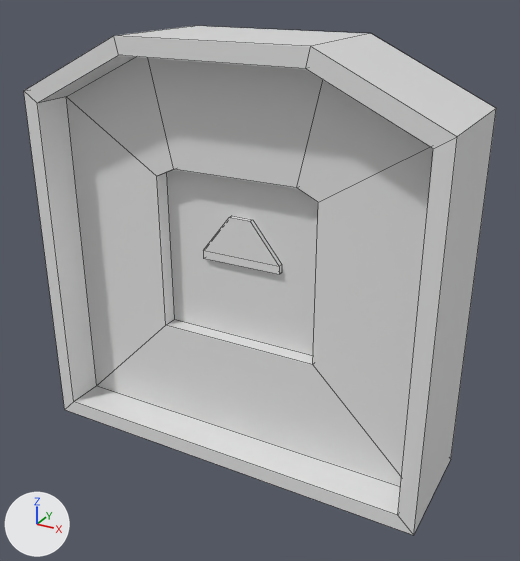
Renders of the Blender file Assets/Models/Door.blend from each side of a commit.
Camera for both pictures: a 50 mm lens placed at (1.59, -2.75, 2.27), pointed at (0.08, -0.01, 0.9). Lighting does not change. The marker at lower left points along +X, +Y and +Z. Mesh edges are drawn as thin lines.
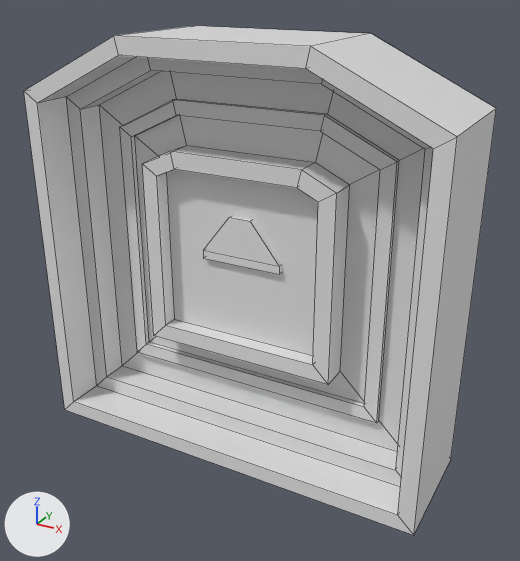
Edits to the bpy script that builds the scene:
```text
Add mat_material_001:
    mat_material_001 = principled_material('Material.001')
    mat_material_001.base_color = (0.8, 0.8, 0.8)  # white #e7e7e7
Change me_cube_002:
    used by ob_cube_001; location = (0.0, 0.0, 0.0); scale = (1.0, 0.372, 1.0)
    remove me_cube_002.from_pydata(...)  # 36 vertices, 32 faces; spans x -0.92..0.92, y -0.3..0.3, z 0.08..1.92
    add me_cube_002.from_pydata(...)  # 96 vertices, 90 faces; spans x -0.92..0.92, y -0.3..0.3, z 0.08..1.92
    me_cube_002 part 1
    6 faces are deleted
    30 vertices are added at x -0.84..0.84, y -0.3..-0.01, z 0.16..1.84
    12 new vertices lie (0.0, 0.37, 0.0) away from vertices in x -0.84..0.84, y -0.3, z 0.16..1.84
    12 new vertices lie (0.0, 0.08, 0.0) away from vertices in x -0.7..0.7, y -0.01, z 0.3..1.7
    6 new vertices lie (0.0, 0.3, 0.0) away from vertices in x -0.21..0.21, y -0.15, z 0.98..1.21
    60 new faces join them, mat_material (white #e7e7e7)
    4 new faces join them, mat_material_001 (white #e7e7e7)
    add me_cube_002.materials.append(mat_material_001)  # white #e7e7e7
```

Location of each change, (x1, y1, x2, y2) in pixels of the pictures (520 x 561 px):
'Cube.002', no longer drawn: before (203, 216, 282, 274)
part 1 of me_cube_002, built on: (77, 67, 433, 474) in both
